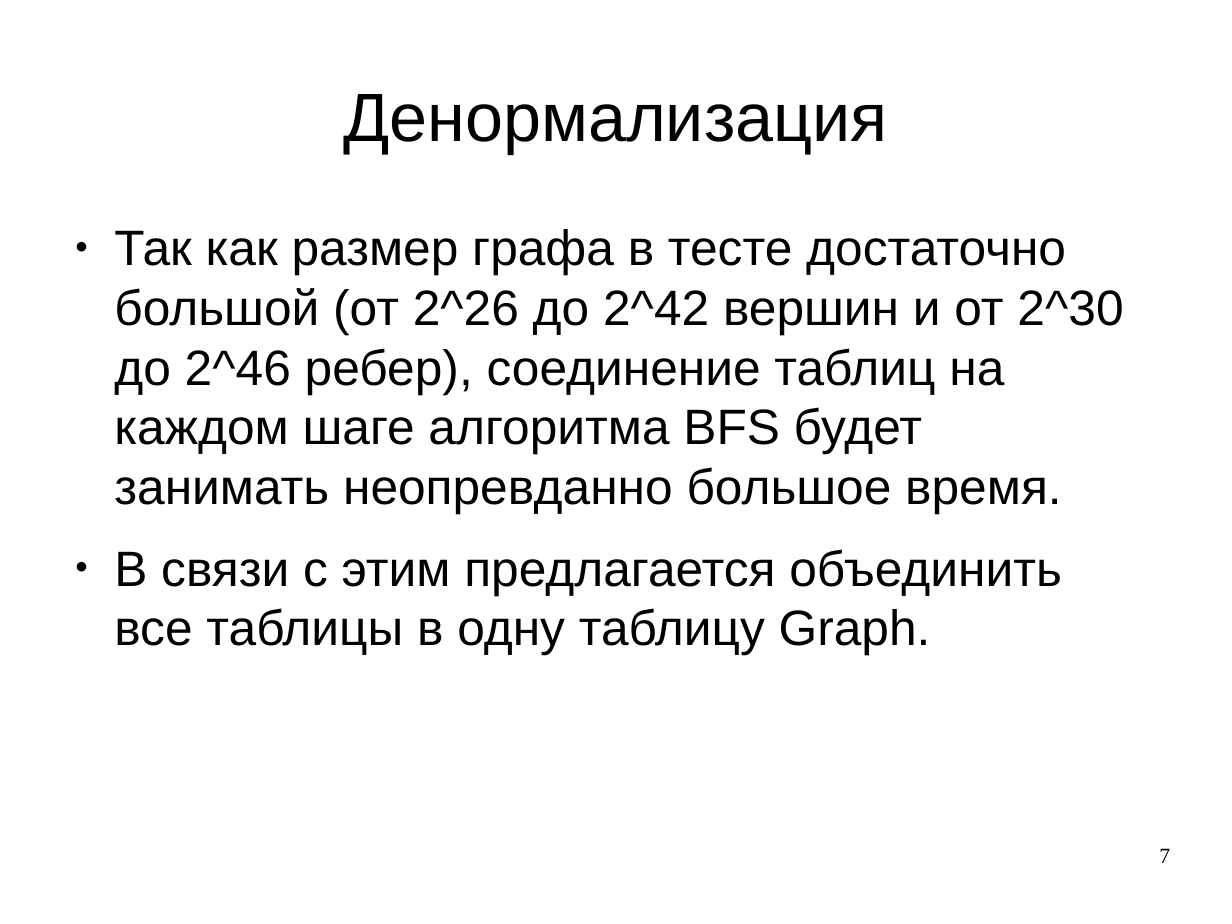
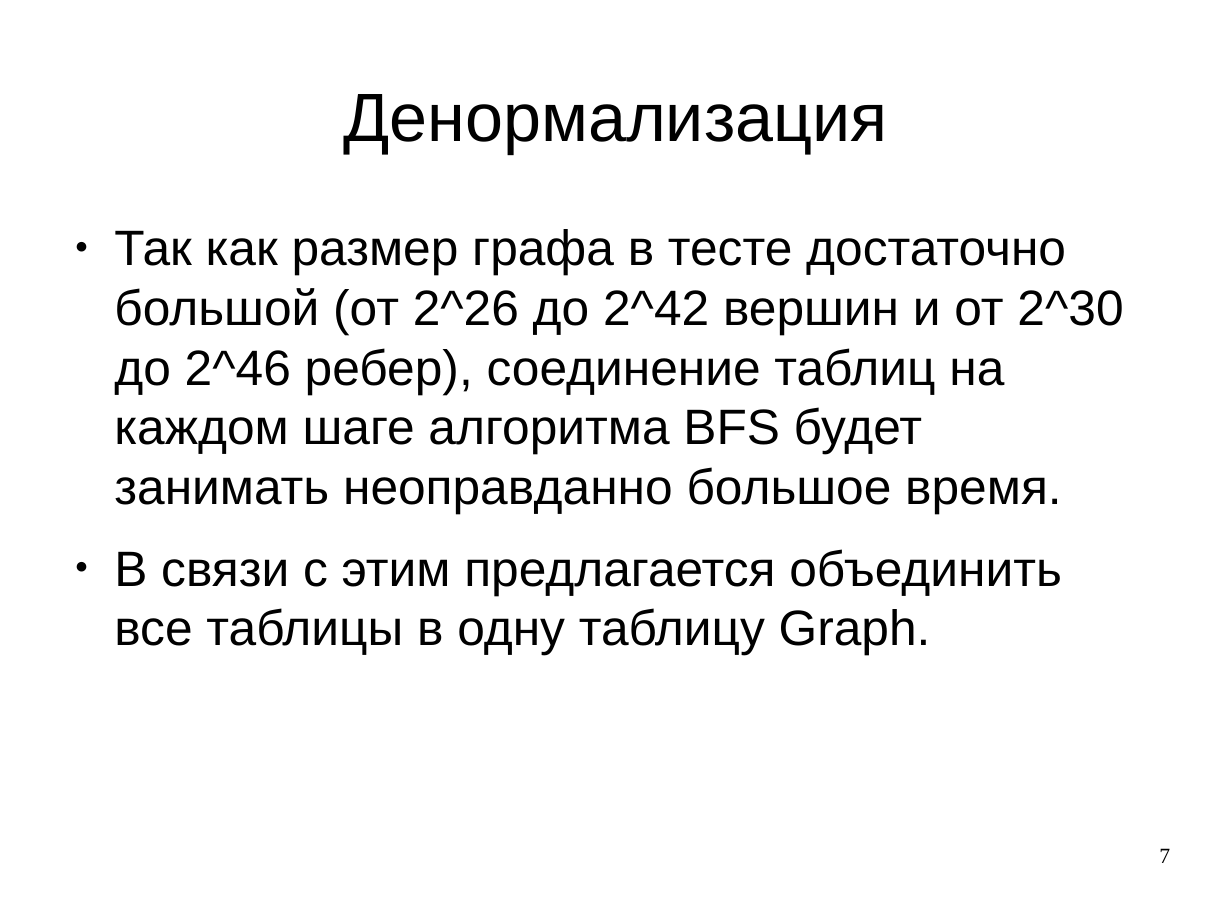
Before and after one commit to akarilimano/bachelor, a slide deck: slide 7 of data_scheme.odp. Drawn at 1232x924 pixels with LibreOffice and Linux fonts; fonts in the diff are those of the drawing. Boxes give left, top, right and bottom in pixels: in the first picture for what was removed or moved away, otherwise in the second. Text is boxed around its words. In the diff, an @@ line names an element or a change of style, - is before the commit and + after.

```diff
--- a/data_scheme.odp
+++ b/data_scheme.odp
@@ text at box(114, 229, 1123, 513): text changed @@
-● Так как размер графа в тесте достаточно большой (от 2^26 до 2^42 вершин и от 2^30 до 2^46 ребер), соединение таблиц на каждом шаге алгоритма BFS будет занимать неопревданно большое время.
+● Так как размер графа в тесте достаточно большой (от 2^26 до 2^42 вершин и от 2^30 до 2^46 ребер), соединение таблиц на каждом шаге алгоритма BFS будет занимать неоправданно большое время.
```
Also in this commit, not shown: 7 other files.
